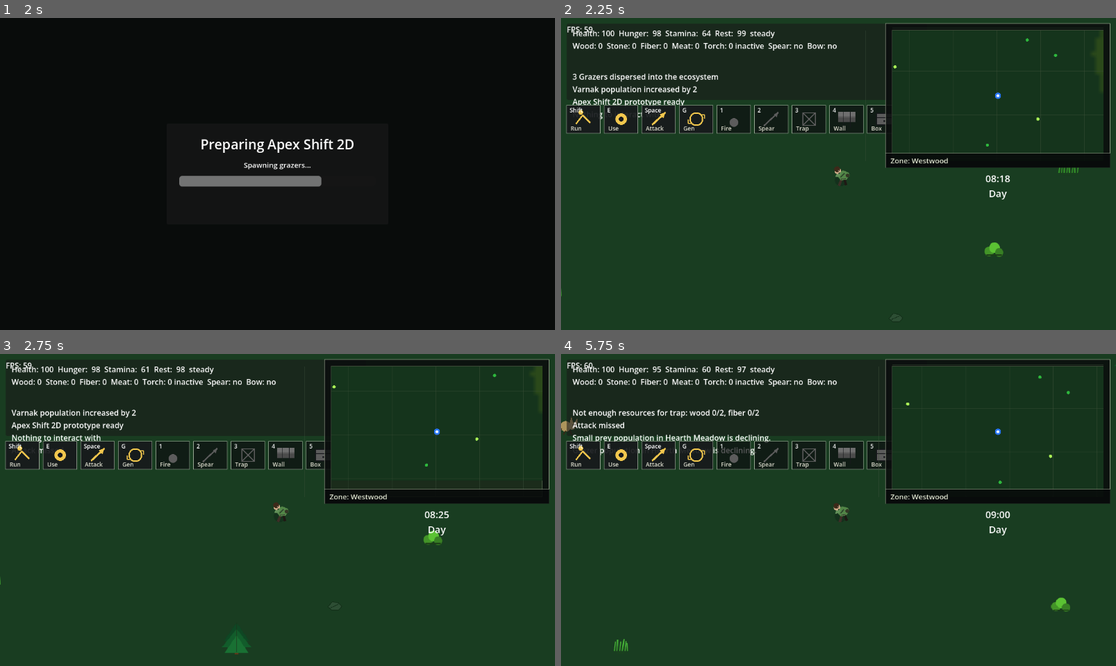
Above: before the commit, frames 1-4 (two rows, left to right).
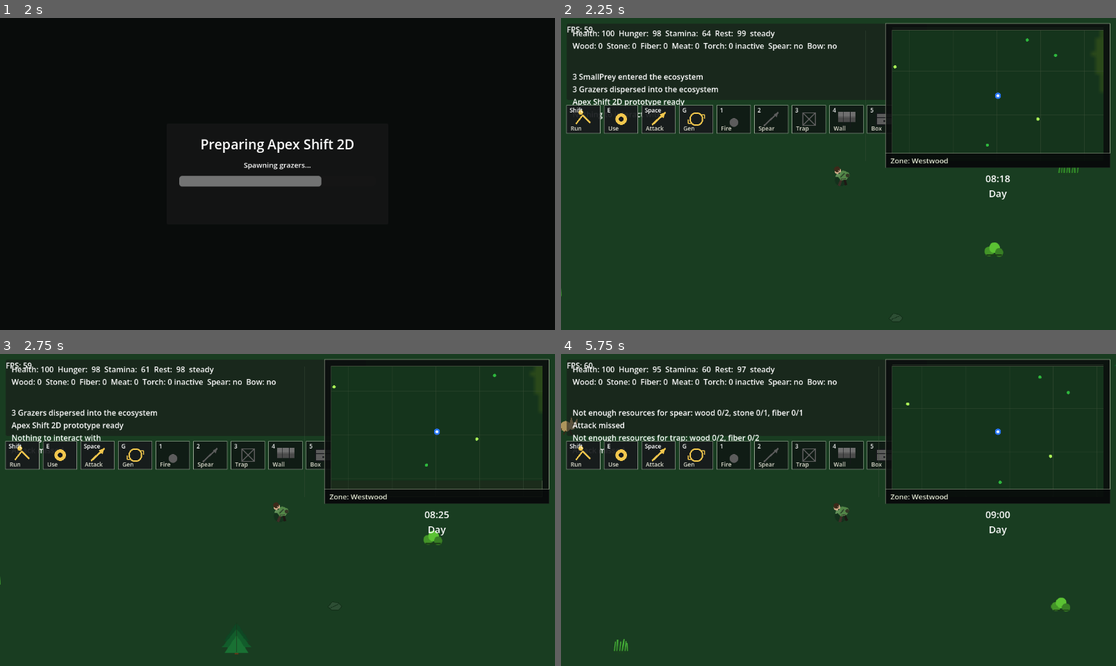
Above: after the commit, the same moments.

Repository: krisstoof/apex-shift-2d
Game: Godot game, scene res://scenes/ui/start_menu.tscn
Two runs of this game, one before a commit and one after it. Both use one fixed random seed, a clock stepped at 60 frames per second and the inputs below.
Inputs (mouse positions are in pixels of both pictures, inside the frame that each line leads up to):
- Up to frame 1 (2 s): click "New Game" at 0.5 s; tap Enter at 1.25 s; move the mouse to (399, 158) at 1.27 s; hold D (move_right) from 1.28 s (still down); hold Shift from 1.28 s (still down); click (399, 158) at 1.42 s; tap Space at 1.52 s
- Up to frame 2 (2.25 s): move the mouse to (727, 189) at 2.02 s; release D (move_right) at 2.03 s; release Shift at 2.03 s; hold S (move_down) from 2.03 s (still down); tap E at 2.1 s
- Up to frame 3 (2.75 s): keep holding S (move_down); tap Space at 2.27 s
- Up to frame 4 (5.75 s): move the mouse to (894, 441) at 2.77 s; release S (move_down) at 2.78 s; hold D (move_right) 2.78-3.53 s; tap G at 2.85 s; move the mouse to (810, 572) at 3.52 s; hold W (move_up) 3.53-4.28 s; tap 1 at 3.6 s; click (810, 572) at 3.67 s; tap Space at 3.77, 4.52, 5.27 s; move the mouse to (1005, 556) at 4.27 s; hold A (move_left) from 4.28 s (still down); tap 2 at 4.35 s; move the mouse to (672, 463) at 5.02 s; tap 3 at 5.1 s

Frame 1 is identical in both runs. In frame 2, 0.7% of the frame differs, in the area x 2-29%, y 17-25%; in frame 3, 0.3%; in frame 4, 0.8%, in the area x 2-44%, y 17-33%.

Commit message:
feature/#130 scale Varnak population with day progression

Diff:
--- a/scripts/systems/ecosystem_director.gd
+++ b/scripts/systems/ecosystem_director.gd
@@ -521,11 +521,37 @@
 	small_prey_delta -= predator_pressure * _ecosystem_value("small_prey_predation_rate")
 	if biomass_factor < _ecosystem_value("small_prey_collapse_biomass_factor"):
 		small_prey_delta -= _ecosystem_value("small_prey_collapse_loss_rate")
+
 	var grazer_delta: float = biomass_factor * _ecosystem_value("grazer_growth_rate")
 	grazer_delta -= food_stress * _ecosystem_value("grazer_starvation_rate") * (1.0 - clamp(omnivore_resilience, 0.0, _ecosystem_value("max_omnivore_resilience")))
 	grazer_delta -= predator_pressure * _ecosystem_value("grazer_predation_rate")
-	state["small_prey_population"] = clamp(small_prey_population + small_prey_delta, 0.0, _ecosystem_value("max_small_prey_population"))
-	state["grazer_population"] = clamp(grazer_population + grazer_delta, 0.0, _ecosystem_value("max_grazer_population"))
+
+	var small_prey_floor := 6.0
+	var grazer_floor := 3.0
+	var recovery_bonus := 0.65
+
+	if small_prey_population < small_prey_floor and biomass_factor >= 0.30:
+		var missing_small_prey_ratio: float = 1.0 - (small_prey_population / maxf(small_prey_floor, 1.0))
+		small_prey_delta += recovery_bonus * missing_small_prey_ratio
+
+	if grazer_population < grazer_floor and biomass_factor >= 0.35:
+		var missing_grazer_ratio: float = 1.0 - (grazer_population / maxf(grazer_floor, 1.0))
+		grazer_delta += recovery_bonus * missing_grazer_ratio
+
+	var small_prey_min_population := small_prey_floor if biomass_factor >= 0.30 else 0.0
+	var grazer_min_population := grazer_floor if biomass_factor >= 0.35 else 0.0
+
+	state["small_prey_population"] = clamp(
+		small_prey_population + small_prey_delta,
+		small_prey_min_population,
+		_ecosystem_value("max_small_prey_population")
+	)
+
+	state["grazer_population"] = clamp(
+		grazer_population + grazer_delta,
+		grazer_min_population,
+		_ecosystem_value("max_grazer_population")
+	)
 	var total_delta := small_prey_delta + grazer_delta
 	state["population_count"] = float(state.get("small_prey_population", 0.0)) + float(state.get("grazer_population", 0.0)) + varnak_population
 	state["birth_rate"] = max(total_delta, 0.0)
--- a/scripts/systems/game_balance.gd
+++ b/scripts/systems/game_balance.gd
@@ -119,20 +119,21 @@
 # Varnak population pressure rises with survived days. Population recovery is
 # intentionally batched so a new day cannot create a large spawn spike.
 const VARNAK_DAY_SCALING := {
-	"day_1_min": 1,
-	"day_1_max": 2,
-	"day_2_min": 2,
-	"day_2_max": 3,
-	"day_3_min": 3,
+	"day_1_min": 0,
+	"day_1_max": 0,
+	"day_2_min": 1,
+	"day_2_max": 2,
+	"day_3_min": 2,
 	"day_3_max": 4,
 	"max_varnaks": 12,
 	"daily_growth": 1,
 	"spawn_check_interval_seconds": 10.0,
 	"spawn_batch_limit": 2,
-	"day_1_spawn_chance": 0.55,
+	"day_1_spawn_chance": 0.0,
+	"day_2_spawn_chance": 0.55,
 	"spawn_chance_daily_growth": 0.07,
-	"max_spawn_chance": 0.90,
-	"other_creature_min_distance": 180.0
+	"max_spawn_chance": 0.9,
+	"other_creature_min_distance": 140.0
 }
 
 # Food values and decision thresholds for living creatures. Future creature AI
--- a/scripts/world/world.gd
+++ b/scripts/world/world.gd
@@ -2039,19 +2039,31 @@
 
 
 func _get_varnak_target_count(day: int) -> int:
-	var safe_day := maxi(day, 1)
-	var scaling := GAME_BALANCE.VARNAK_DAY_SCALING
-	if safe_day == 1:
-		return int(scaling["day_1_max"])
-	if safe_day == 2:
-		return int(scaling["day_2_max"])
-	if safe_day == 3:
-		return int(scaling["day_3_max"])
-	var grown_target := int(scaling["day_3_max"]) + (safe_day - 3) * int(scaling["daily_growth"])
-	return mini(grown_target, int(scaling["max_varnaks"]))
+	if day < 2:
+		return 0
+
+	var scaling := GameBalance.VARNAK_DAY_SCALING
+	if day == 2:
+		return randi_range(
+			int(scaling.get("day_2_min", 1)),
+			int(scaling.get("day_2_max", 2))
+		)
+	if day == 3:
+		return randi_range(
+			int(scaling.get("day_3_min", 2)),
+			int(scaling.get("day_3_max", 3))
+		)
+
+	var day_3_max := int(scaling.get("day_3_max", 3))
+	var daily_growth := int(scaling.get("daily_growth", 1))
+	var max_varnaks := int(scaling.get("max_varnaks", 12))
+	return clampi(day_3_max + ((day - 3) * daily_growth), 0, max_varnaks)
 
 
 func _get_varnak_spawn_chance(day: int) -> float:
+	if day < 2:
+		return 0.0
+
 	var scaling := GAME_BALANCE.VARNAK_DAY_SCALING
 	var daily_growth_steps := maxi(day - 1, 0)
 	return minf(
Not shown, added: scenes/main.tscn62104892.tmp
